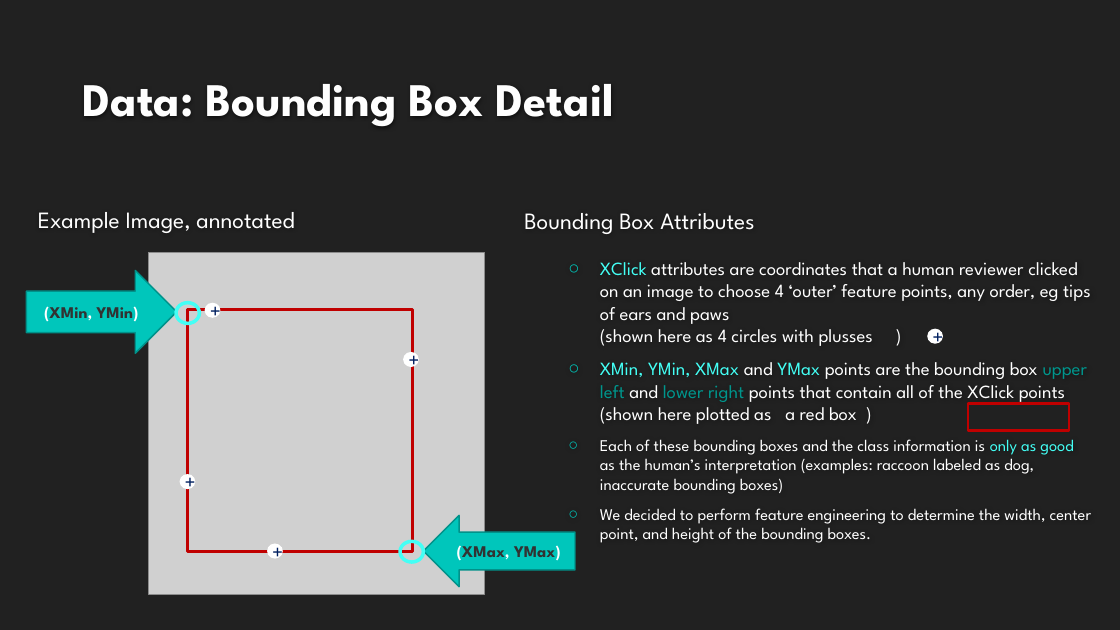
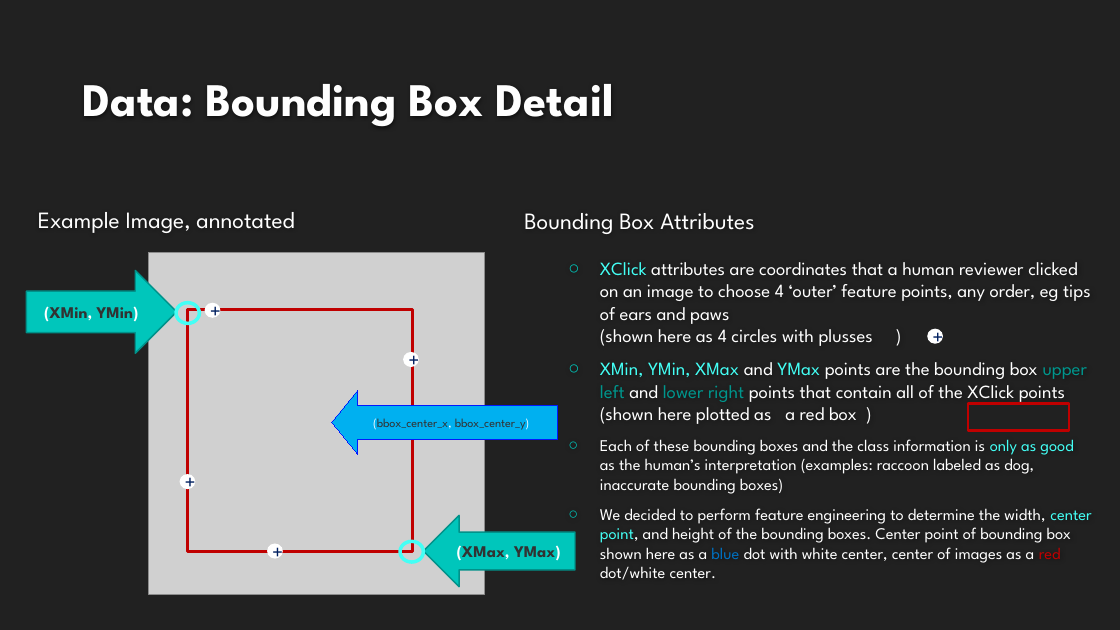
Before and after one commit to LaurenMadar/AML-finalgroup2, a slide deck: slide 7 of other/Group2_Phase1.pptx. Drawn at 1120x630 pixels with LibreOffice and Linux fonts; fonts in the diff are those of the drawing; grey boxes stand for pictures; background and template pictures are left out. Boxes give left, top, right and bottom in pixels: in the first picture for what was removed or moved away, otherwise in the second. Text is boxed around its words. In the diff, an @@ line names an element or a change of style, - is before the commit and + after.

```diff
--- a/other/Group2_Phase1.pptx
+++ b/other/Group2_Phase1.pptx
@@ left arrow added at (x1=332, y1=390, x2=557, y2=454), fill #00B0F0, outline #0019FF 0.75 pt, 10.5 pt, text #323232 @@
+(bbox_center_x, bbox_center_y)
@@ text at (x1=600, y1=508, x2=1092, y2=580): text changed @@
-○ We decided to perform feature engineering to determine the width, center point, and height of the bounding boxes.
+○ We decided to perform feature engineering to determine the width, center point, and height of the bounding boxes. Center point of bounding box shown here as a blue dot with white center, center of images as a red dot/white center.
```
Also in this commit, not shown: 5 other slides changed, 2 slides added, 2 slides removed.
